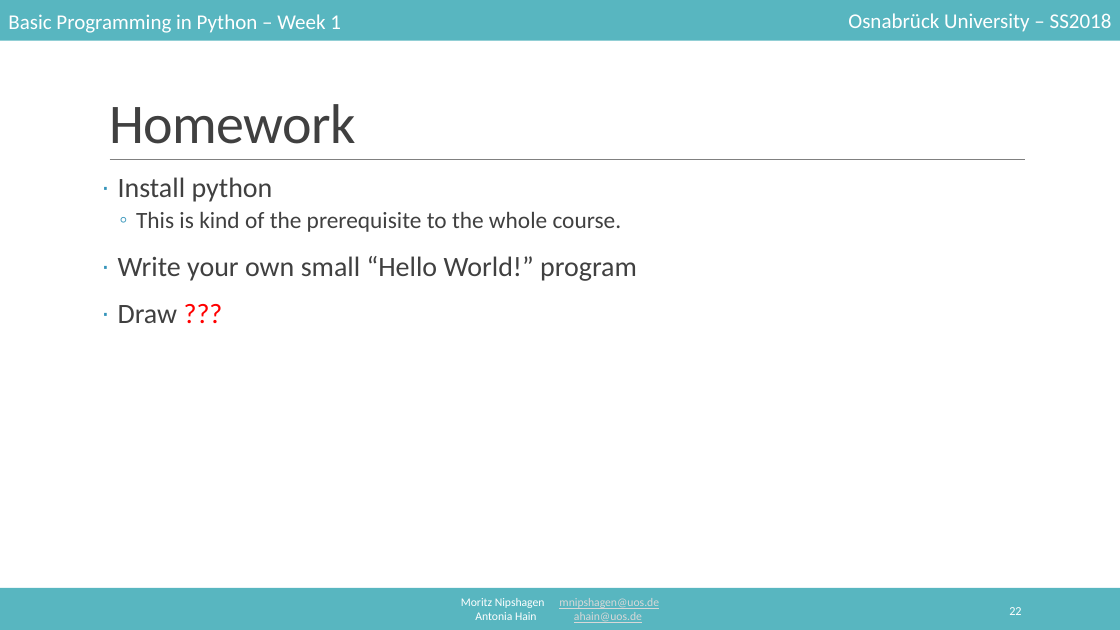
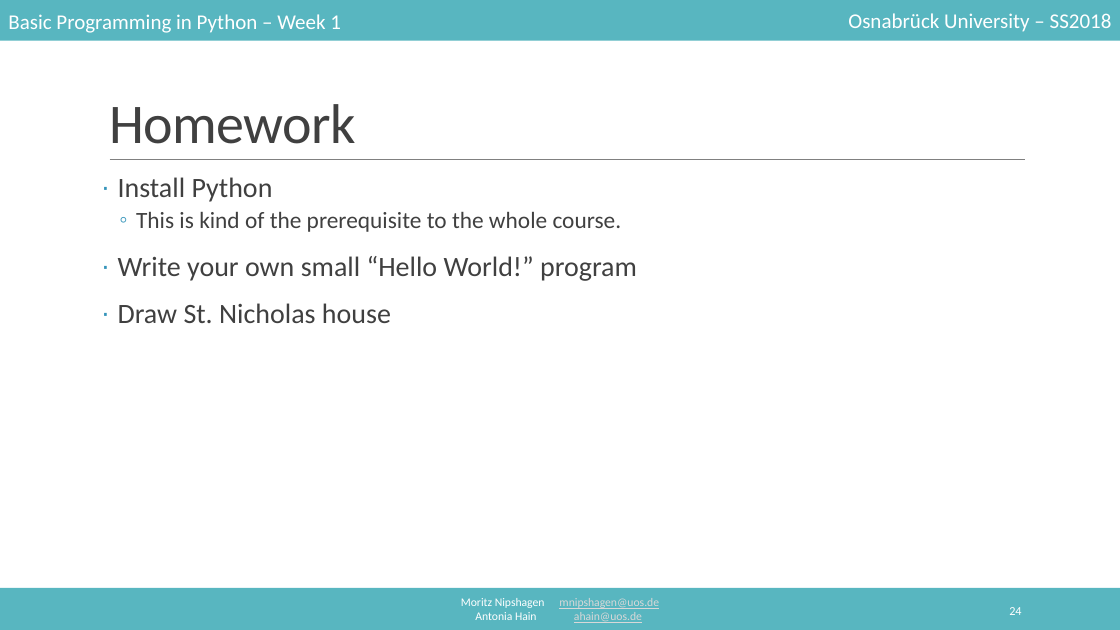
Before and after one commit to mnipshagen/monty, a slide deck: slide 24 of 2018/01/Hello_World.pptx (slide 22 before the commit). Drawn at 1120x630 pixels with LibreOffice and Linux fonts; fonts in the diff are those of the drawing. Boxes give left, top, right and bottom in pixels: in the first picture for what was removed or moved away, otherwise in the second. Text is boxed around its words. In the diff, an @@ line names an element or a change of style, - is before the commit and + after.

```diff
--- a/2018/01/Hello_World.pptx
+++ b/2018/01/Hello_World.pptx
@@ text at (x1=118, y1=177, x2=273, y2=202): text changed @@
-· Install python
+· Install Python
@@ text at (x1=118, y1=303, x2=391, y2=323): text changed @@
-· Draw ???
+· Draw St. Nicholas house
@@ page number at (x1=1009, y1=607, x2=1021, y2=615): text changed @@
-22
+24
```
Also in this commit, not shown: 9 other slides changed, 4 slides added, 1 slide removed, 1 other file.
